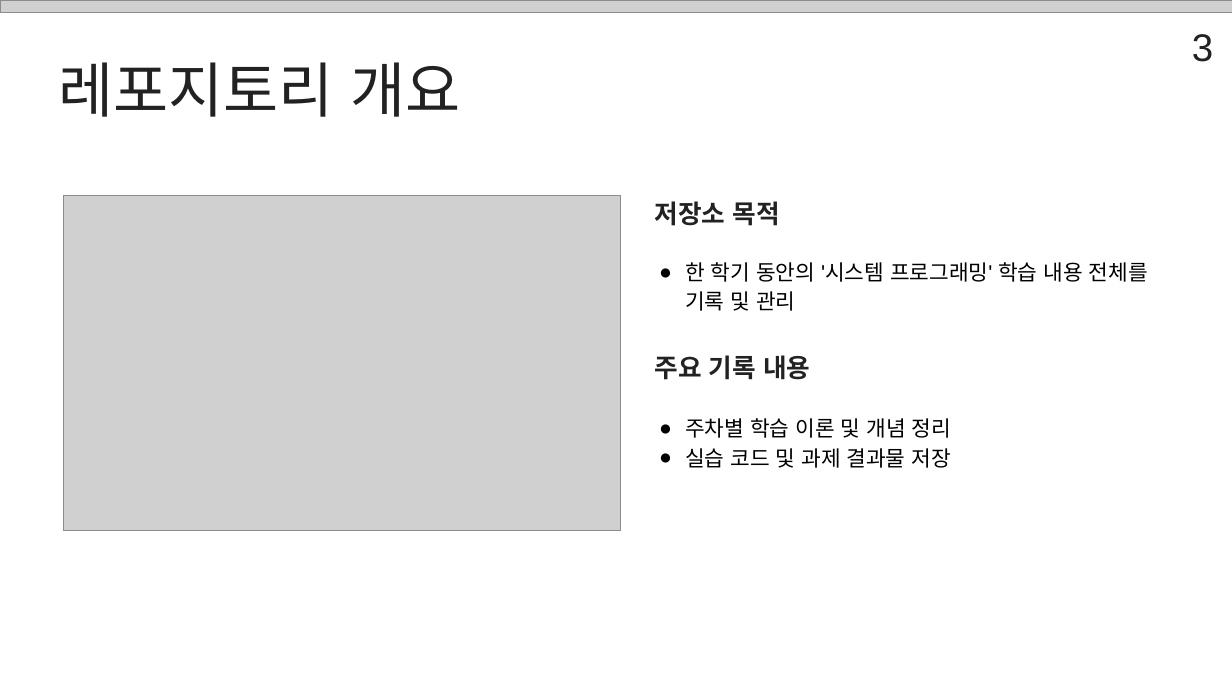
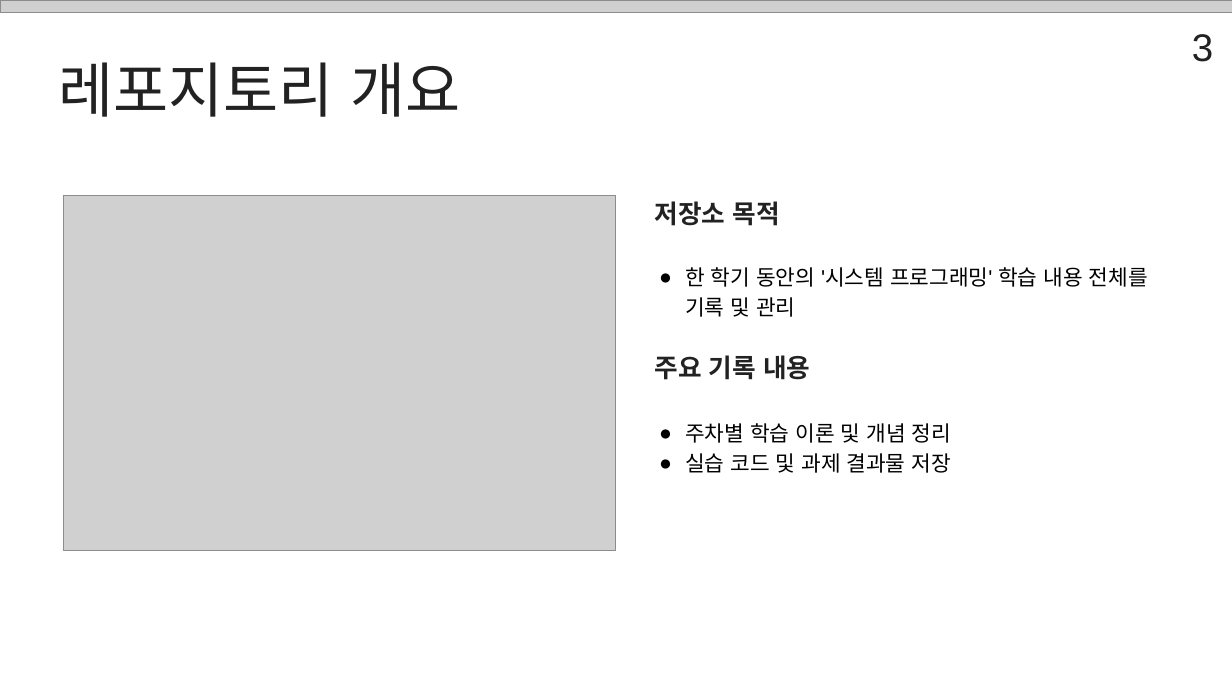
Before and after one commit to lgw323/2021663046syspro, a slide deck: slide 3 of PPT/한 학기 정리.pptx. Drawn at 1232x693 pixels with LibreOffice and Linux fonts; fonts in the diff are those of the drawing; grey boxes stand for pictures; background and template pictures are left out. Boxes give left, top, right and bottom in pixels: in the first picture for what was removed or moved away, otherwise in the second. Text is boxed around its words. In the diff, an @@ line names an element or a change of style, - is before the commit and + after.

```diff
--- a/PPT/한 학기 정리.pptx
+++ b/PPT/한 학기 정리.pptx
@@ picture: place and size @@
-picture at (63, 195, 621, 530)
+picture at (63, 195, 616, 551)
@@ text "한 학기 동안의 '시스템 프로그래밍' ...": place and size @@
-text "한 학기 동안의 '시스템 프로그래밍' ..." at (685, 262, 1148, 311)
+text "한 학기 동안의 '시스템 프로그래밍' ..." at (685, 267, 1148, 317)
@@ text "주차별 학습 이론 및 개념 ...": place and size @@
-text "주차별 학습 이론 및 개념 ..." at (685, 418, 951, 468)
+text "주차별 학습 이론 및 개념 ..." at (685, 423, 951, 473)
```
Also in this commit, not shown: 1 other file.
